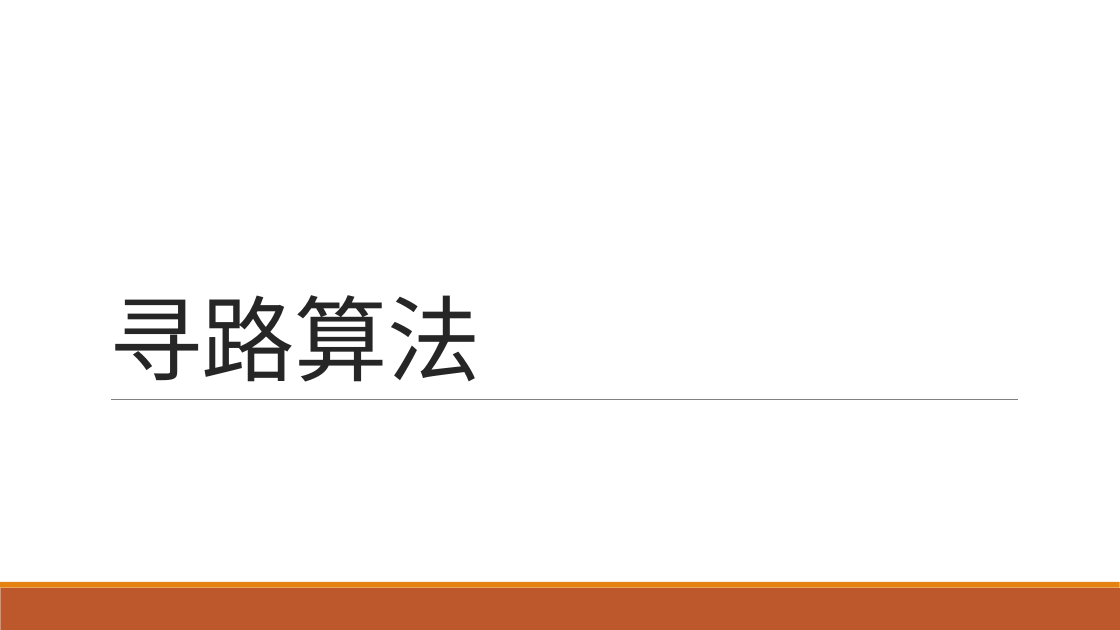
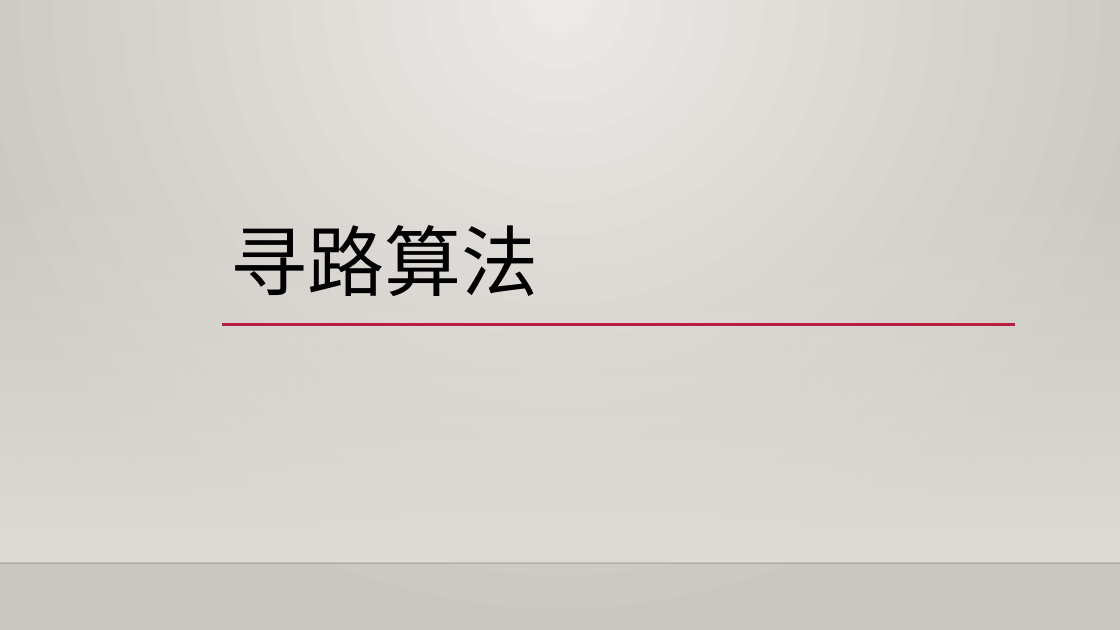
Before and after one commit to qinflying/learn_findpath, a slide deck: slide 1 of 寻路算法.pptx. Drawn at 1120x630 pixels with LibreOffice and Linux fonts; fonts in the diff are those of the drawing; background and template pictures are left out. Boxes give left, top, right and bottom in pixels: in the first picture for what was removed or moved away, otherwise in the second. Text is boxed around its words. In the diff, an @@ line names an element or a change of style, - is before the commit and + after.

Commit message:
ppt

```diff
--- a/寻路算法.pptx
+++ b/寻路算法.pptx
@@ background #FFFFFF to gradient #ECEAE7 to #CAC7C1 @@
@@ title "寻路算法": place and size @@
-title "寻路算法" at <box>109,295,481,382</box>
+title "寻路算法" at <box>231,225,539,296</box>
@@ title "寻路算法" at <box>231,225,539,296</box>: size 80 to 66 pt, text colour #262626 to #000000, letter spacing -0.5 to 0 pt; line spacing 0.85 to 0.9 @@
@@ rectangle added at <box>0,186,1120,563</box>, fill gradient #DFDBD5 @@
@@ line added from (222, 324) to (1016, 324), #B71E42 2.5 pt @@
@@ line removed from (111, 399) to (1018, 399) @@
@@ line added from (0, 563) to (1120, 563), #000001 1 pt @@
@@ rectangle removed at <box>0,588,1120,630</box> @@
@@ rectangle removed at <box>0,582,1120,588</box> @@
```
Also in this commit, not shown: 4 slides added, 6 other files.
